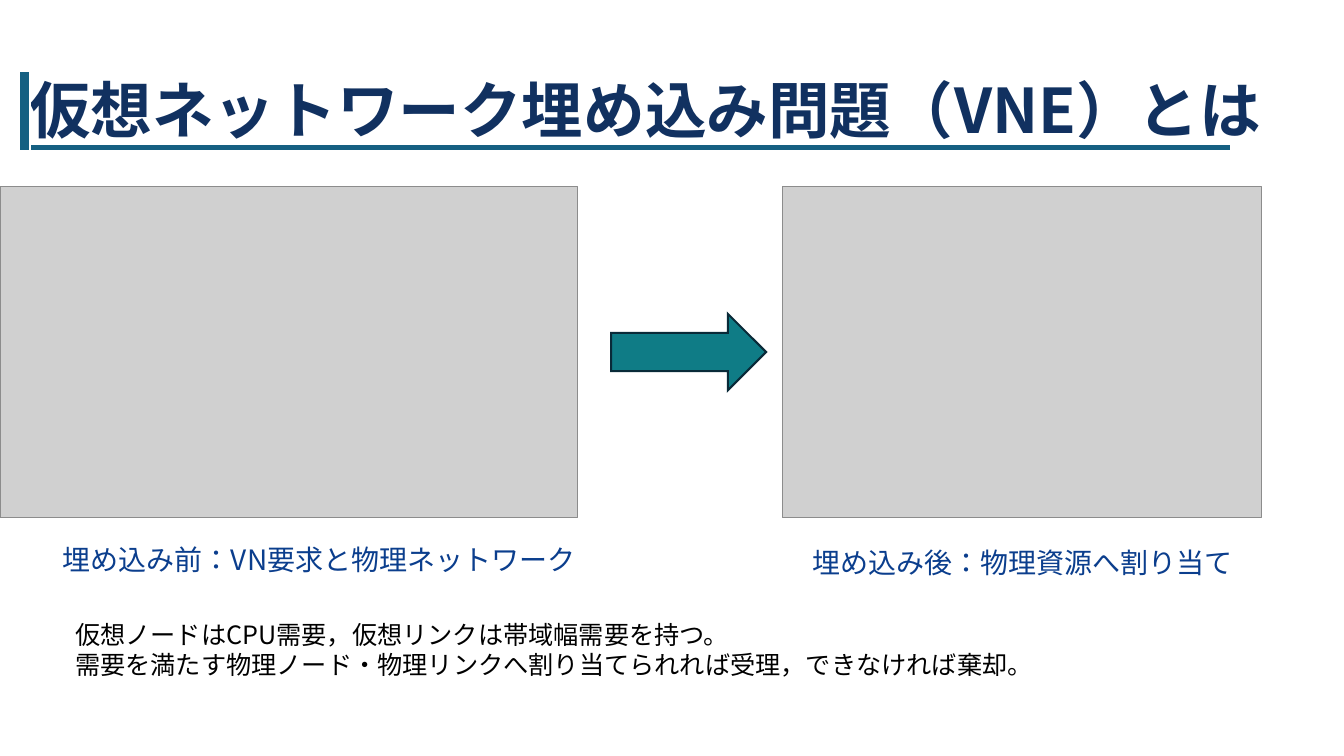
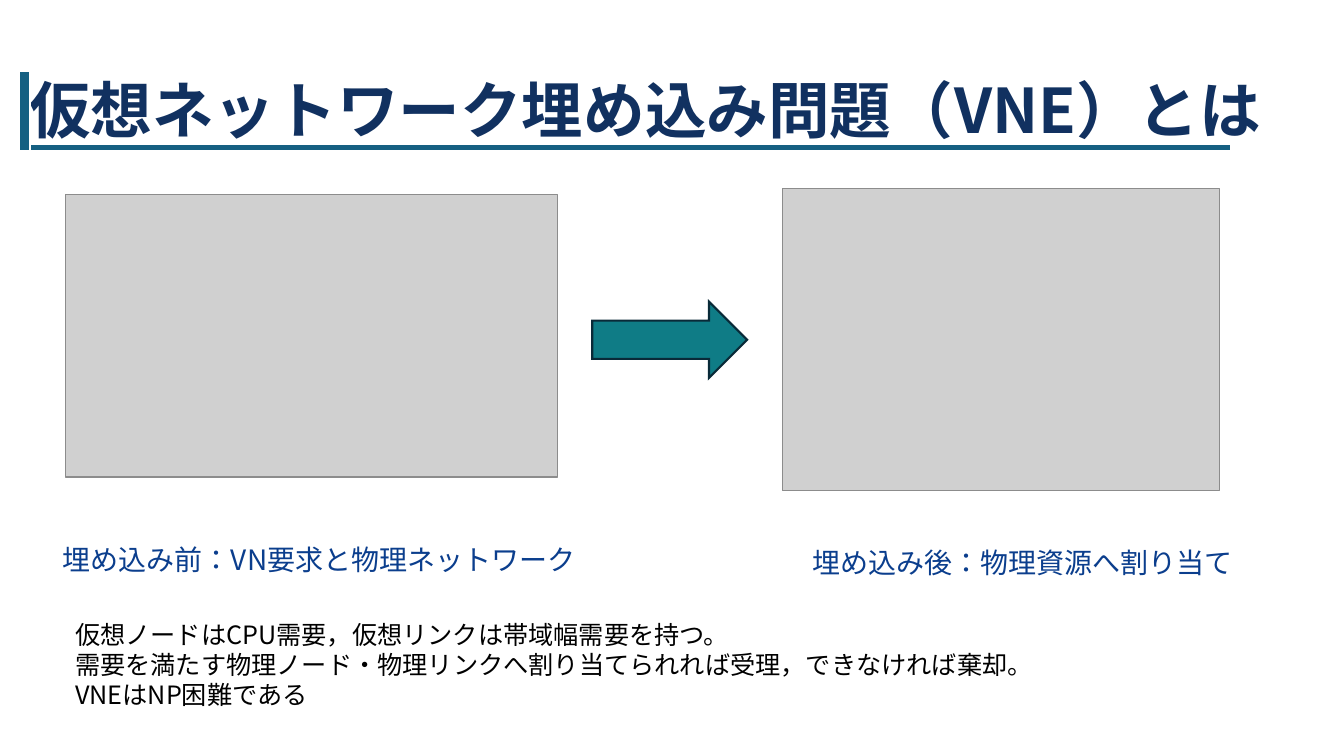
Before and after one commit to tanakalab/15-NFV-and-virtual-networking, a slide deck: slide 2 of 0次案/卒研発表.pptx. Drawn at 1344x756 pixels with LibreOffice and Linux fonts; fonts in the diff are those of the drawing; grey boxes stand for pictures. Boxes give left, top, right and bottom in pixels: in the first picture for what was removed or moved away, otherwise in the second. Text is boxed around its words. In the diff, an @@ line names an element or a change of style, - is before the commit and + after.

```diff
--- a/0次案/卒研発表.pptx
+++ b/0次案/卒研発表.pptx
@@ picture: place and size @@
-picture at [0,187,578,518]
+picture at [66,195,558,477]
@@ picture: place and size @@
-picture at [782,187,1261,518]
+picture at [782,189,1220,491]
@@ right arrow: place and size @@
-right arrow at [611,314,766,390]
+right arrow at [593,301,748,378]
@@ text at [75,652,1033,706]: text changed @@
-需要を満たす物理ノード・物理リンクへ割り当てられれば受理，できなければ棄却。
+需要を満たす物理ノード・物理リンクへ割り当てられれば受理，できなければ棄却。
+VNEはNP困難である
```
Also in this commit, not shown: 4 other slides changed, 1 slide added.
